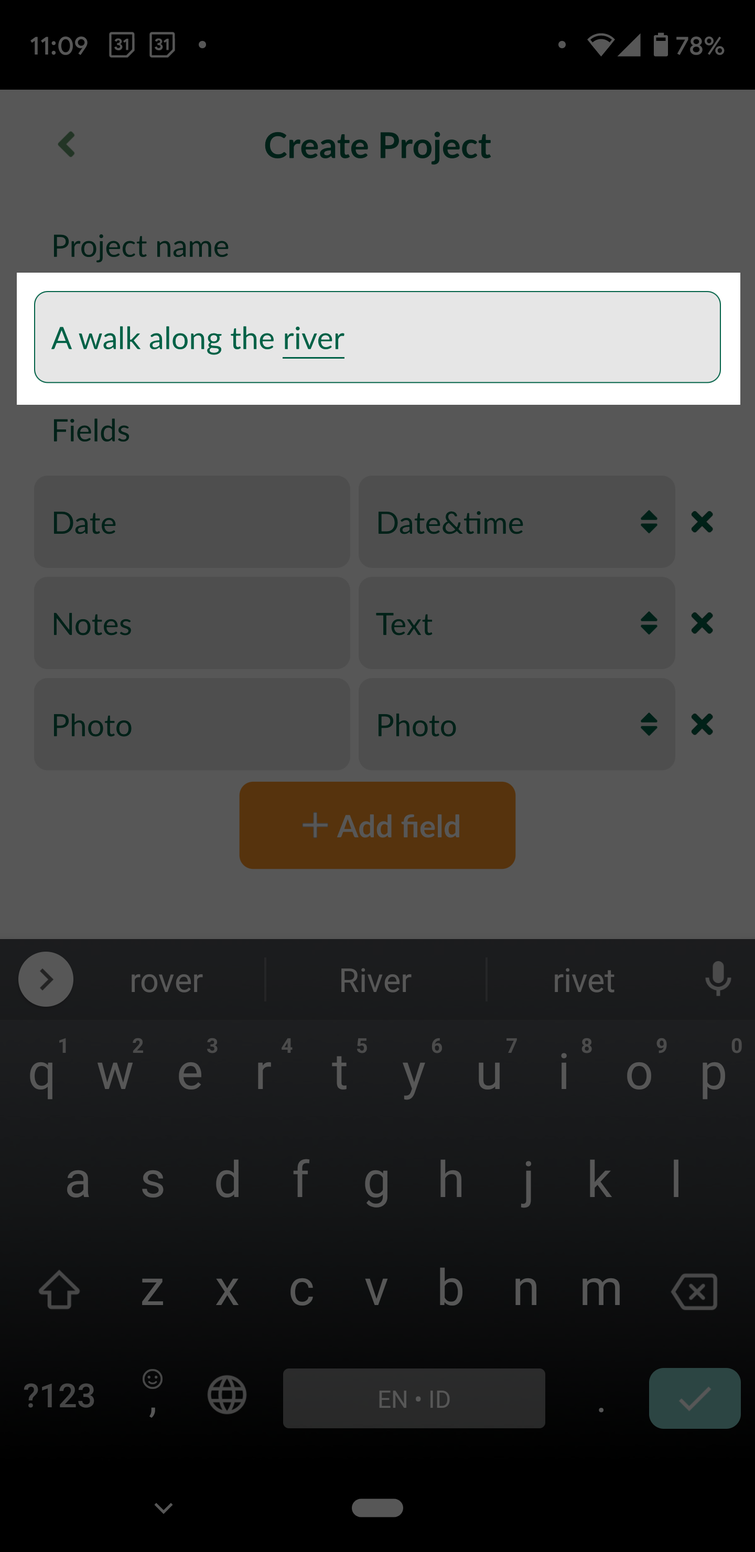
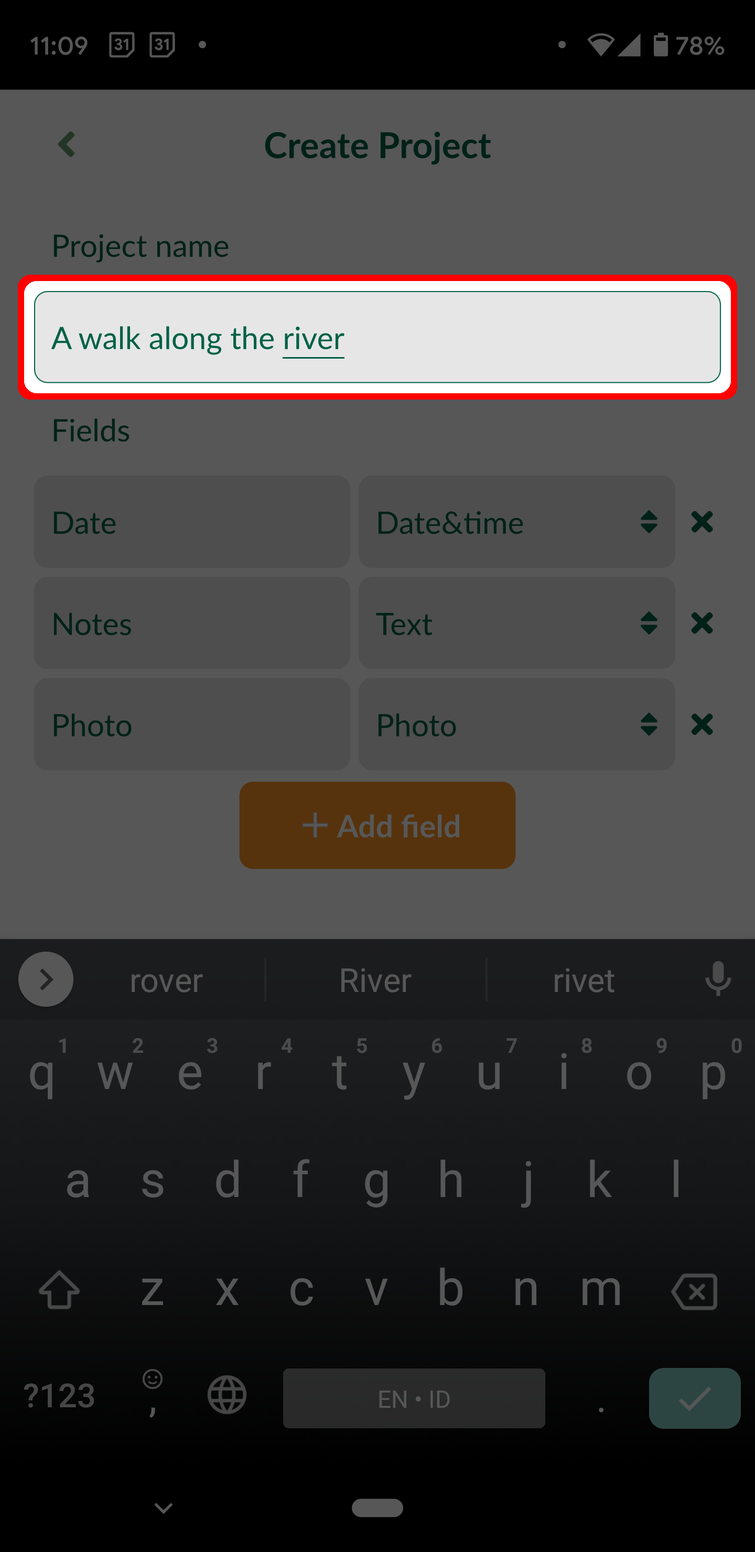
Layers edited between the first and the second 755x1552 image:
added layer "Red" above "Black" over left=17, top=274, right=738, bottom=400
painted on "Black" over left=16, top=272, right=741, bottom=405
